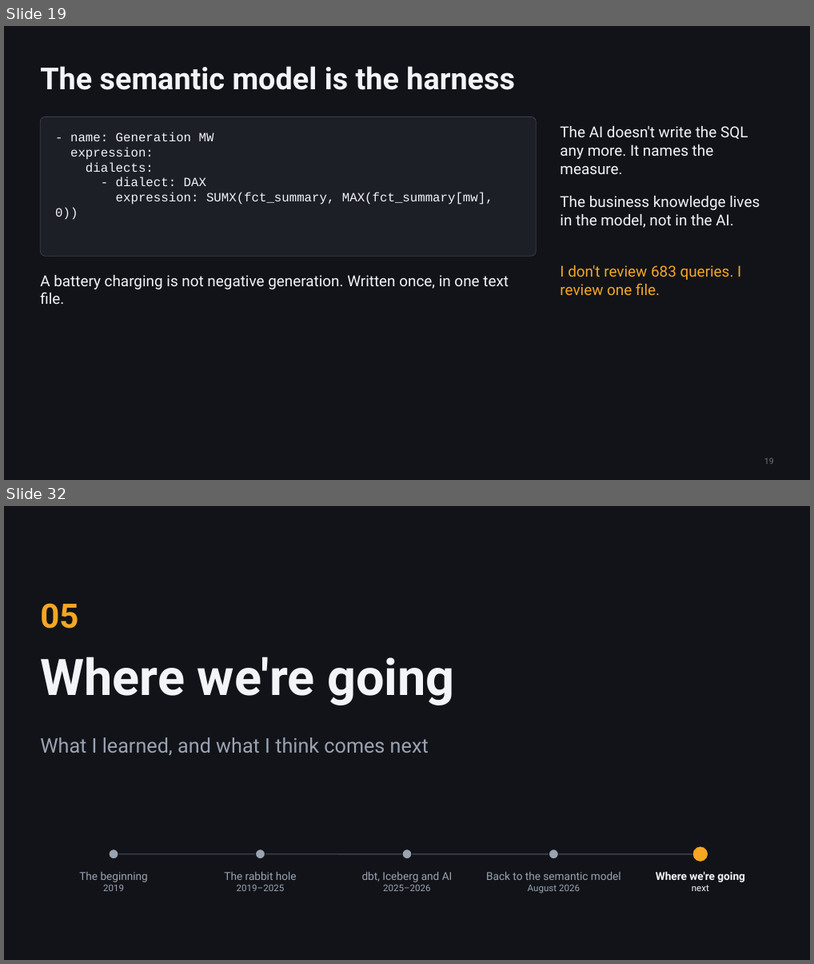
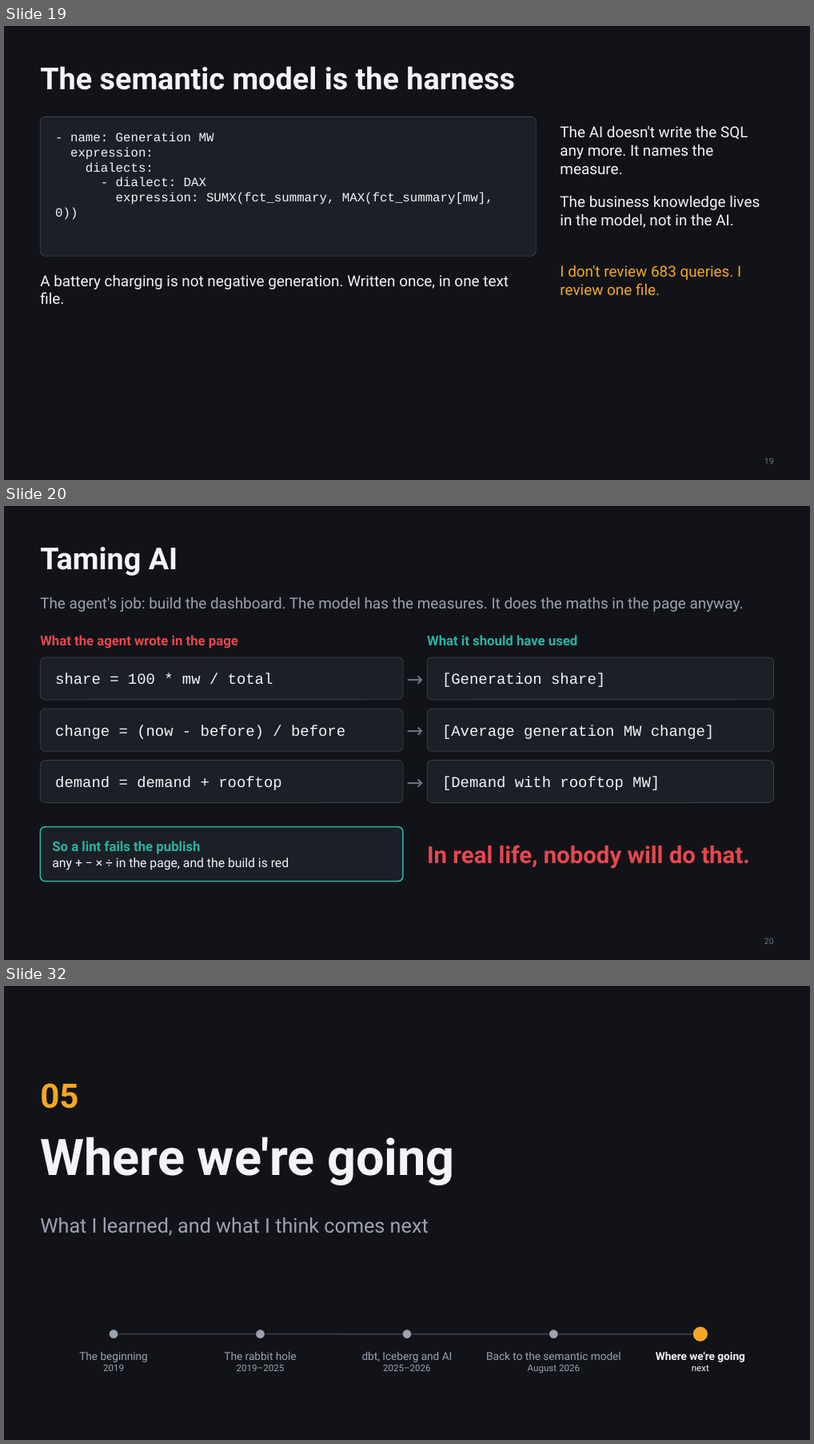
Before and after one commit to djouallah/presentations, a slide deck: analytics-as-code/analytics-as-code.pptx. Shown one above the other, each under a label of ours: slides 19 and 32 before the commit, slides 19, 20 and 32 after it; the slides between them are not shown. The pictures are 814x964 and 814x1444 pixels, drawn with LibreOffice and Linux fonts; fonts in the diff are those of the drawing. Boxes give left, top, right and bottom in pixels: in the first picture for what was removed or moved away, otherwise in the second. Text is boxed around its words. In the diff, an @@ line names an element or a change of style, - is before the commit and + after.

```diff
--- a/analytics-as-code/analytics-as-code.pptx
+++ b/analytics-as-code/analytics-as-code.pptx
@@ slide 20 added at (4,506,810,960), background #111318 @@
@@ title added at (40,547,178,576), 36 pt, text #F2F4F8, bold @@
+Taming AI
@@ text added at (40,597,744,612), 18 pt, text #9AA3B2 @@
+The agent's job: build the dashboard. The model has the measures. It does the maths in the page anyway.
@@ text added at (40,635,238,648), 16 pt, text #E5484D, bold @@
+What the agent wrote in the page
@@ text added at (427,635,578,645), 16 pt, text #2BB3A3, bold @@
+What it should have used
@@ rounded rectangle added at (40,657,403,700), fill #1C1F26, outline #3A3F4B 0.75 pt @@
@@ text added at (55,673,274,684), 18 pt, text #F2F4F8 @@
+share = 100 * mw / total
@@ text added at (403,657,427,700), 24 pt, text #6B7483 @@
+→
@@ rounded rectangle added at (427,657,774,700), fill #1C1F26, outline #3A3F4B 0.75 pt @@
@@ text added at (442,673,606,687), 18 pt, text #F2F4F8 @@
+[Generation share]
@@ rounded rectangle added at (40,708,403,751), fill #1C1F26, outline #3A3F4B 0.75 pt @@
@@ text added at (403,708,427,751), 24 pt, text #6B7483 @@
+→
@@ rounded rectangle added at (427,708,774,751), fill #1C1F26, outline #3A3F4B 0.75 pt @@
@@ text added at (55,725,346,739), 18 pt, text #F2F4F8 @@
+change = (now - before) / before
@@ text added at (442,725,714,739), 18 pt, text #F2F4F8 @@
+[Average generation MW change]
@@ rounded rectangle added at (40,760,403,803), fill #1C1F26, outline #3A3F4B 0.75 pt @@
@@ text added at (403,760,427,803), 24 pt, text #6B7483 @@
+→
@@ rounded rectangle added at (427,760,774,803), fill #1C1F26, outline #3A3F4B 0.75 pt @@
@@ text added at (55,776,282,790), 18 pt, text #F2F4F8 @@
+demand = demand + rooftop
@@ text added at (442,776,660,790), 18 pt, text #F2F4F8 @@
+[Demand with rooftop MW]
@@ rounded rectangle added at (40,827,403,881), fill #1C1F26, outline #2BB3A3 1.5 pt @@
@@ text added at (52,840,289,870), 15 pt, text #F2F4F8 @@
+So a lint fails the publish
+any + − × ÷ in the page, and the build is red
@@ text added at (427,844,750,868), 28 pt, text #E5484D, bold @@
+In real life, nobody will do that.
@@ page number added at (765,937,774,944), 10 pt, text #6B7483 @@
+20
```
Also in this commit, not shown: 1 slide removed.
